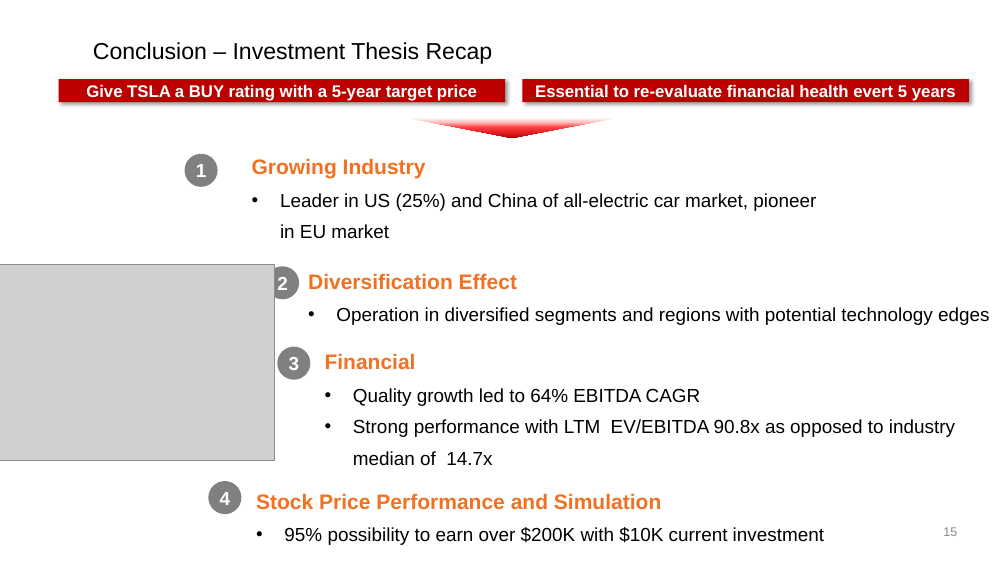
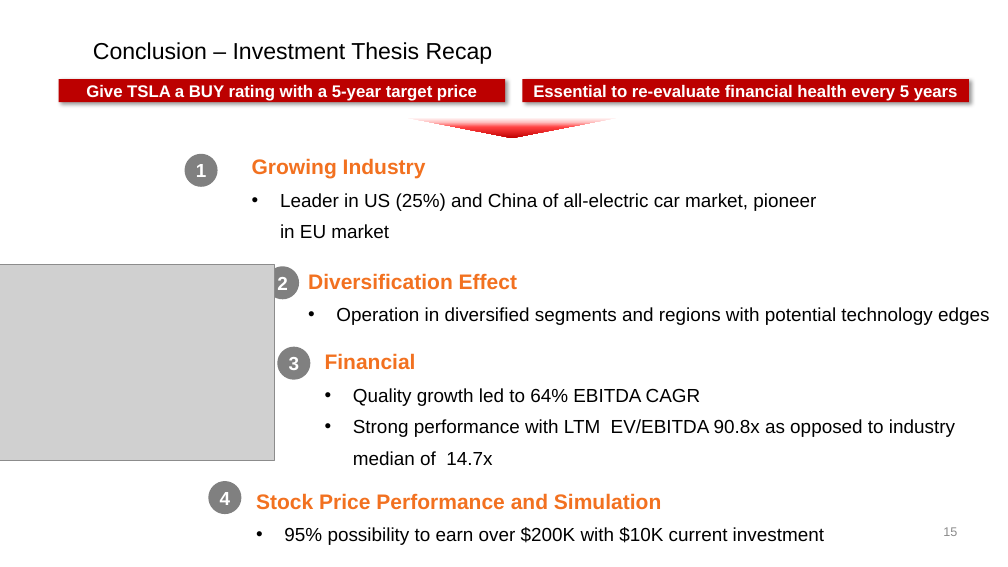
Before and after one commit to shonaqvi/Your-Next-Investment-, a slide deck: slide 15 of Slide_Template/TSLA deck_final_v4.pptx. Drawn at 1008x567 pixels with LibreOffice and Linux fonts; fonts in the diff are those of the drawing; grey boxes stand for pictures. Boxes give left, top, right and bottom in pixels: in the first picture for what was removed or moved away, otherwise in the second. Text is boxed around its words. In the diff, an @@ line names an element or a change of style, - is before the commit and + after.

Commit message:
version 4 updated

```diff
--- a/Slide_Template/TSLA deck_final_v4.pptx
+++ b/Slide_Template/TSLA deck_final_v4.pptx
@@ text in rectangle at <box>533,85,958,101</box>: text changed @@
-Essential to re-evaluate financial health evert 5 years
+Essential to re-evaluate financial health every 5 years
```
Also in this commit, not shown: 1 other slide changed.
